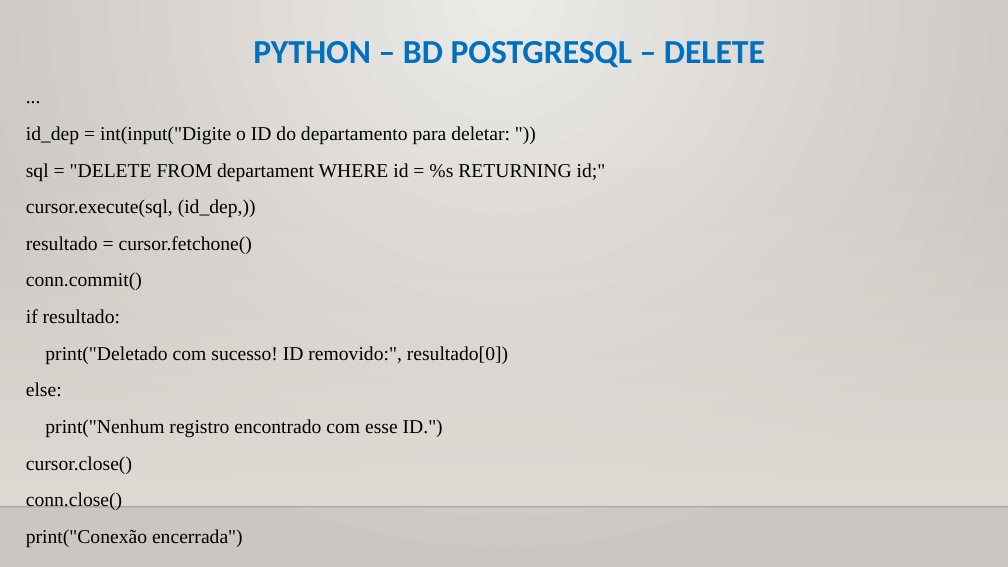
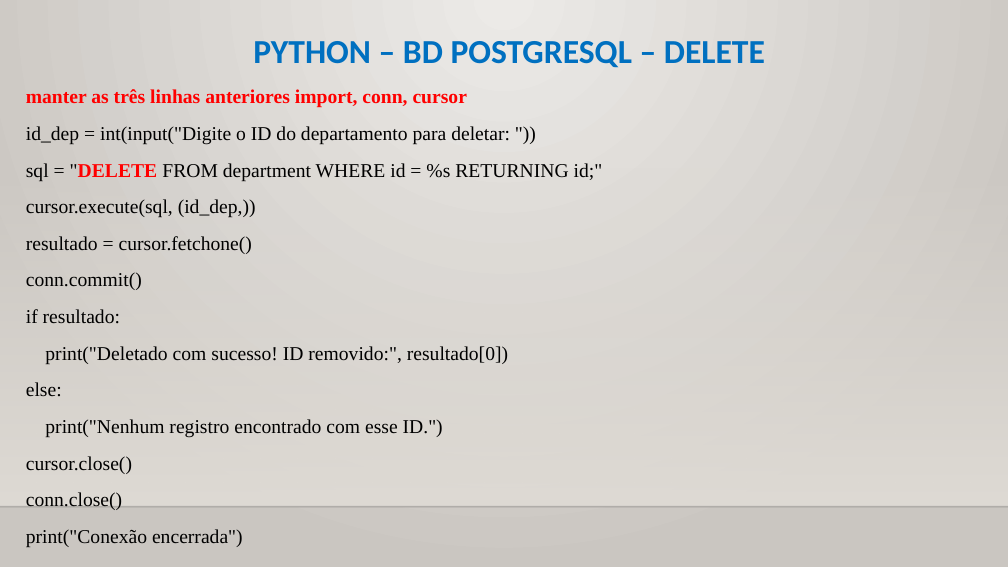
Before and after one commit to CloudEducationBrazil/WydenUniRuyPythonRAD, a slide deck: slide 17 of 01 Classes/Aula 12, 13 RAD Python - Banco de Dados.pptx. Drawn at 1008x567 pixels with LibreOffice and Linux fonts; fonts in the diff are those of the drawing; background and template pictures are left out. Boxes give left, top, right and bottom in pixels: in the first picture for what was removed or moved away, otherwise in the second. Text is boxed around its words. In the diff, an @@ line names an element or a change of style, - is before the commit and + after.

```diff
--- a/01 Classes/Aula 12, 13 RAD Python - Banco de Dados.pptx
+++ b/01 Classes/Aula 12, 13 RAD Python - Banco de Dados.pptx
@@ text at <box>26,89,467,108</box>: text changed; text colour #000000 to #FF0000; bold on @@
-...
+manter as três linhas anteriores import, conn, cursor
@@ text at <box>26,163,603,182</box>: text changed @@
-sql = "DELETE FROM departament WHERE id = %s RETURNING id;"
+sql = "DELETE FROM department WHERE id = %s RETURNING id;"
```
Also in this commit, not shown: 6 other slides changed.
